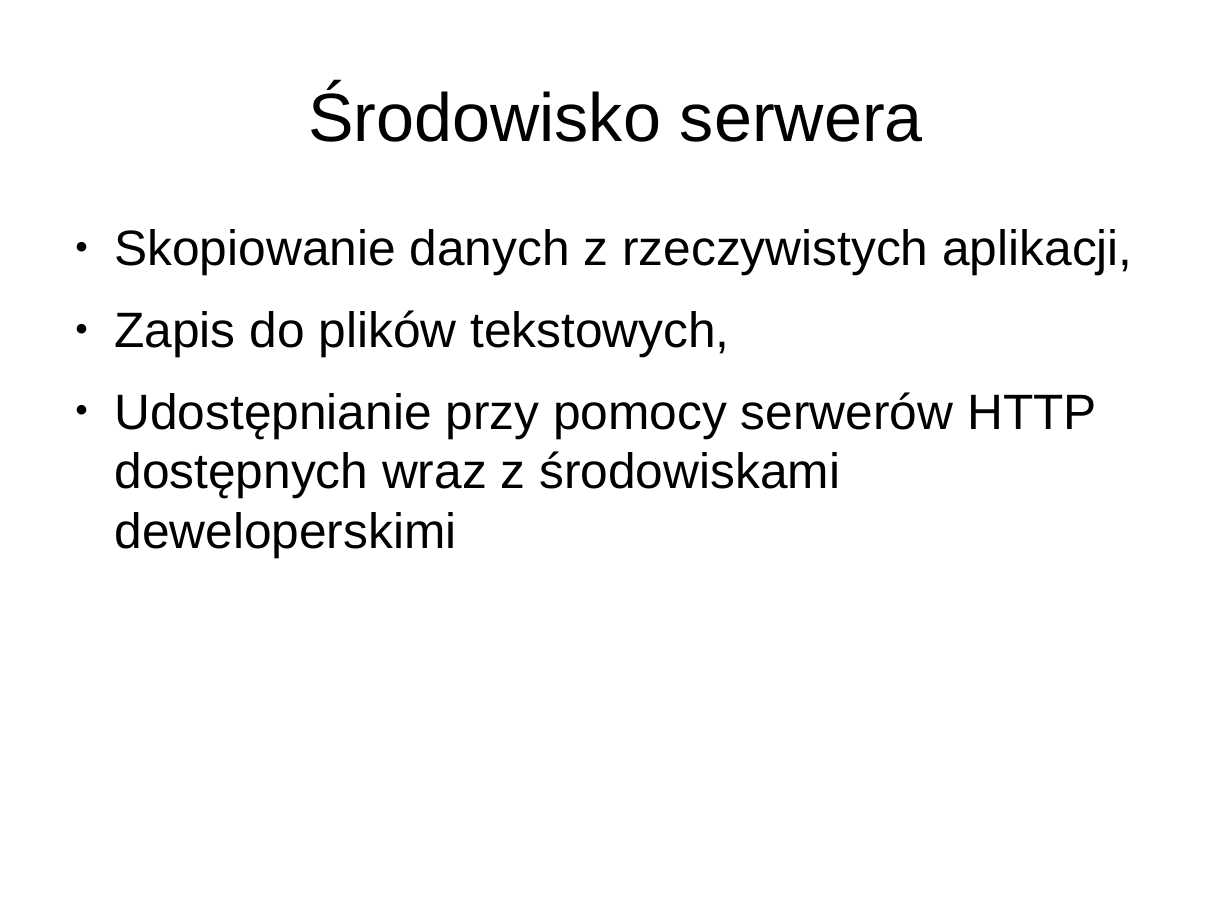
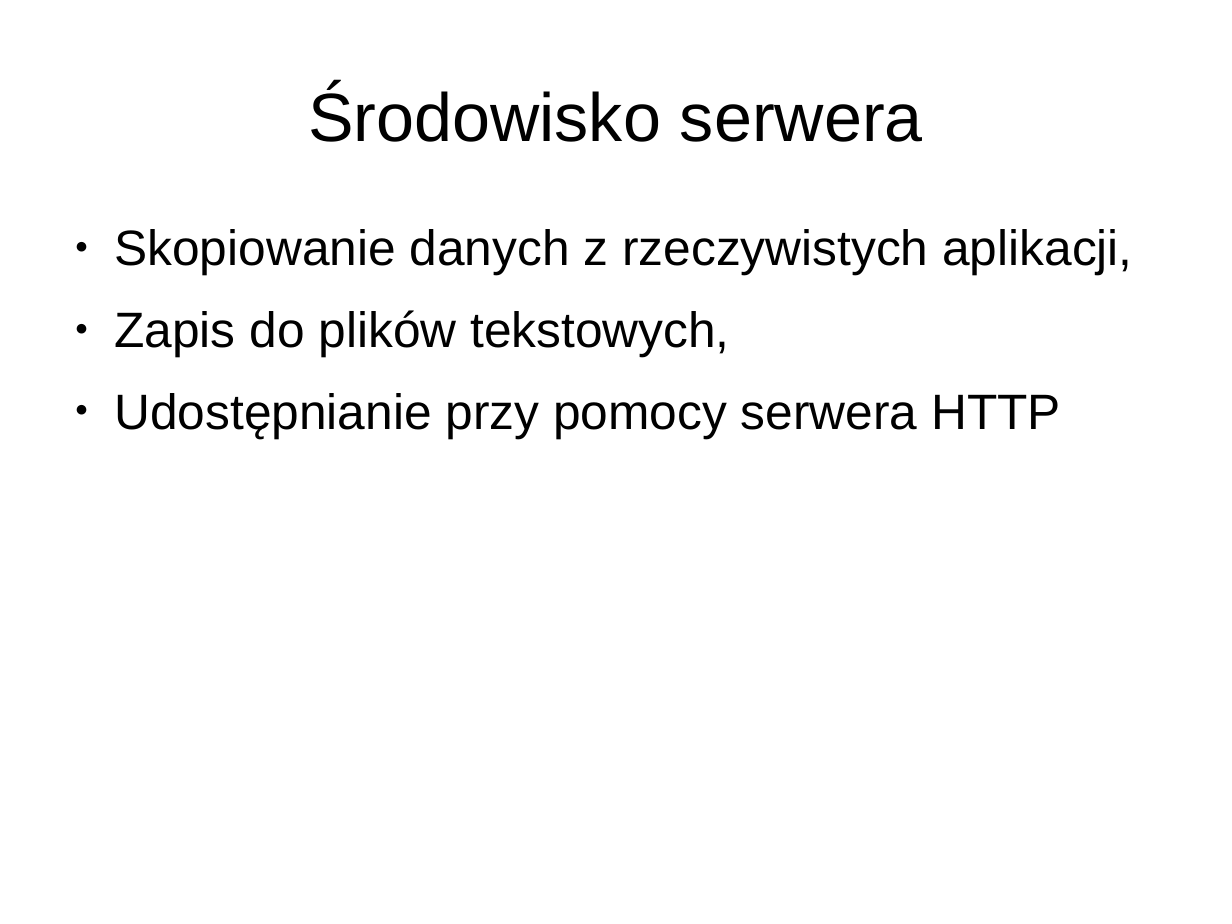
Before and after one commit to aksinghdce/master-thesis, a slide deck: slide 7 of prezentacja.odp. Drawn at 1232x924 pixels with LibreOffice and Linux fonts; fonts in the diff are those of the drawing. Boxes give left, top, right and bottom in pixels: in the first picture for what was removed or moved away, otherwise in the second. Text is boxed around its words. In the diff, an @@ line names an element or a change of style, - is before the commit and + after.

```diff
--- a/prezentacja.odp
+++ b/prezentacja.odp
@@ text at bbox=[114, 393, 1061, 438]: text changed @@
-● Udostępnianie przy pomocy serwerów HTTP dostępnych wraz z środowiskami deweloperskimi
+● Udostępnianie przy pomocy serwera HTTP
```
Also in this commit, not shown: 4 other slides changed, 3 slides added.
